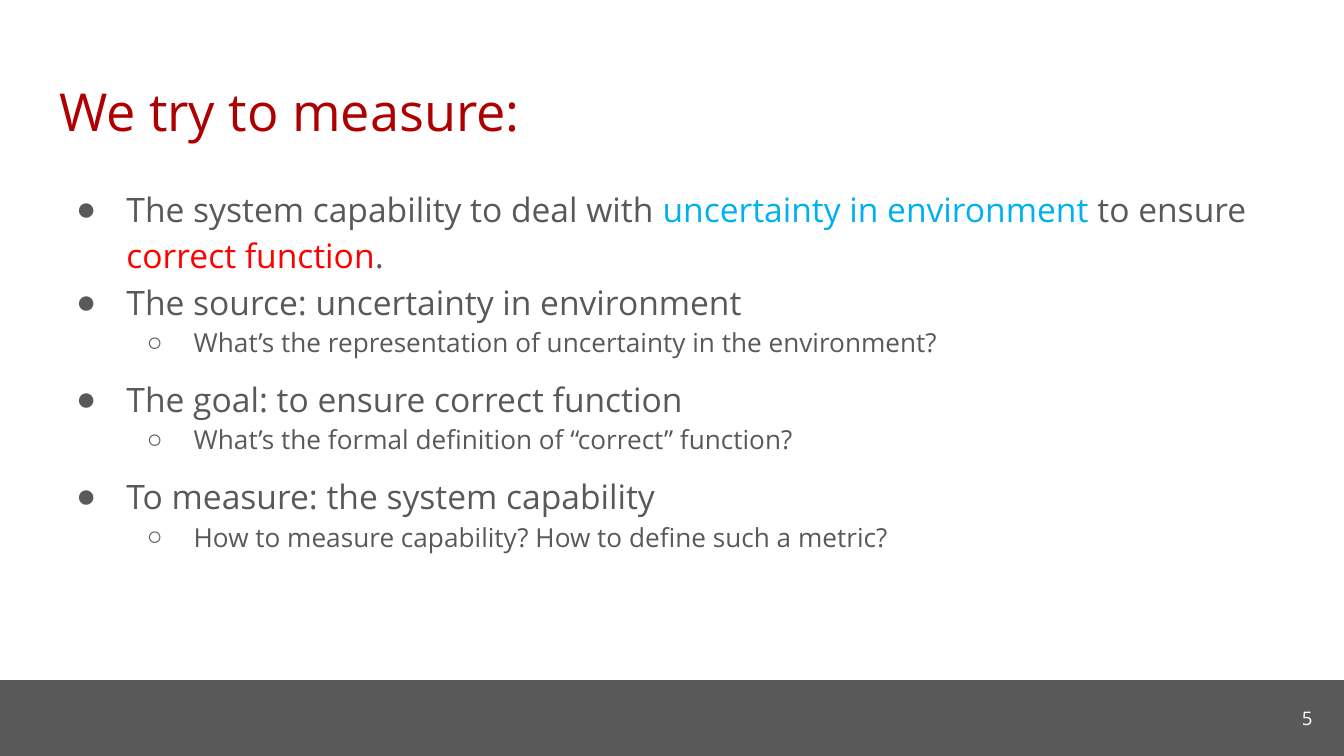
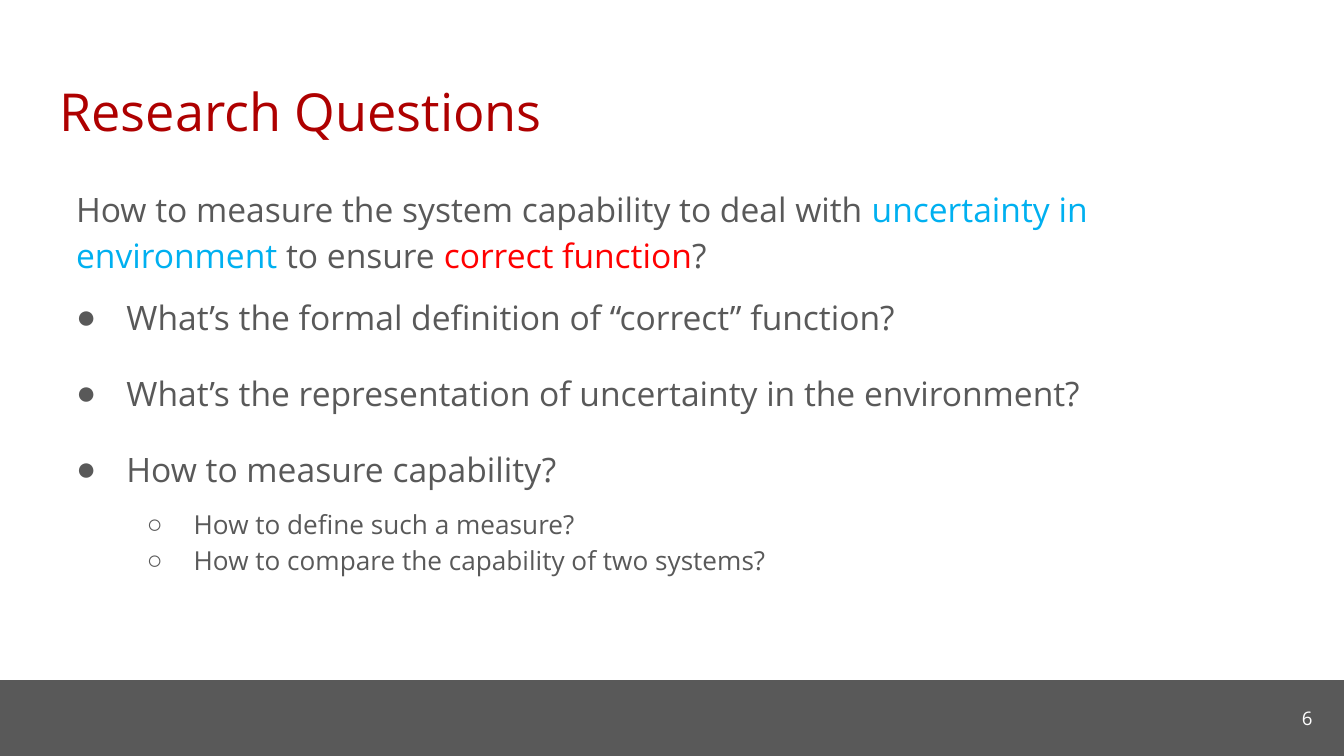
Before and after one commit to cmu-soda/Robustness, a slide deck: slide 6 of Robustness.pptx (slide 5 before the commit). Drawn at 1344x756 pixels with LibreOffice and Linux fonts; fonts in the diff are those of the drawing; background and template pictures are left out. Boxes give left, top, right and bottom in pixels: in the first picture for what was removed or moved away, otherwise in the second. Text is boxed around its words. In the diff, an @@ line names an element or a change of style, - is before the commit and + after.

Commit message:
update slides

```diff
--- a/Robustness.pptx
+++ b/Robustness.pptx
@@ title at bbox=[59, 91, 542, 140]: text changed @@
-We try to measure:
+Research Questions
@@ text at bbox=[76, 196, 1088, 331]: text changed @@
-● The system capability to deal with uncertainty in environment to ensure correct function.
-● The source: uncertainty in environment
+How to measure the system capability to deal with uncertainty in environment to ensure correct function?
+● What’s the formal definition of “correct” function?
@@ text at bbox=[126, 380, 1080, 414]: size 14 to 18 pt in "What’s the representation of uncertainty in the ..."; bullet ○ to ●; list level 2 to 1 in "What’s the representation of uncertainty ..." @@
@@ text at bbox=[126, 456, 765, 577]: text changed @@
-● The goal: to ensure correct function
-  ○ What’s the formal definition of “correct” function?
-● To measure: the system capability
-  ○ How to measure capability? How to define such a metric?
+● How to measure capability?
+  ○ How to define such a measure?
+  ○ How to compare the capability of two systems?
@@ page number at bbox=[1302, 711, 1313, 725]: text changed @@
-5
+6
```
Also in this commit, not shown: 5 other slides changed, 4 slides added, 2 slides removed.
